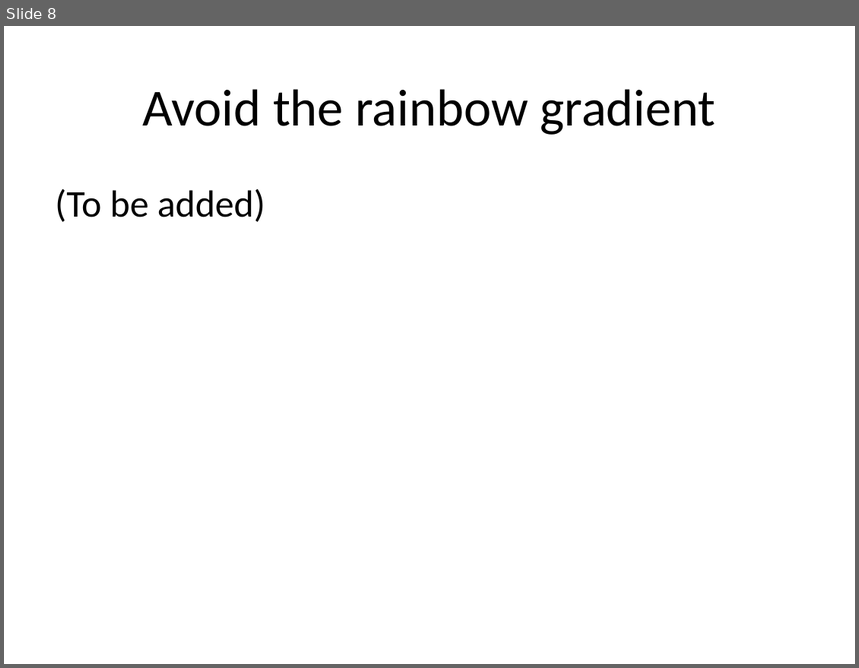
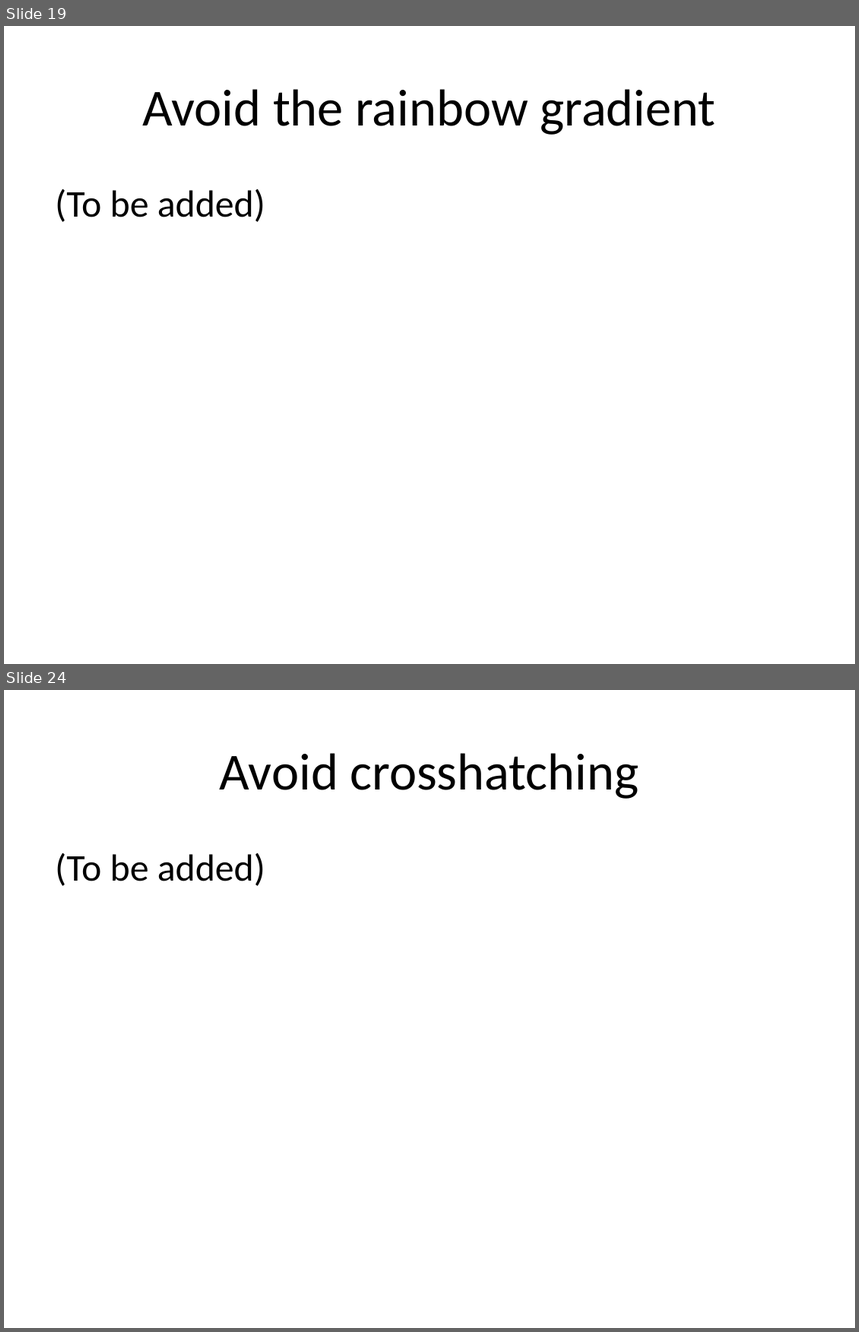
Before and after one commit to pmean/data-visualization, a slide deck: data-viz-02/component/recommendations-colors.pptx. Shown one above the other, each under a label of ours: slide 8 before the commit, slides 19 and 24 after it; the slides between them are not shown. The pictures are 859x668 and 859x1332 pixels, drawn with LibreOffice and Linux fonts; fonts in the diff are those of the drawing. Boxes give left, top, right and bottom in pixels: in the first picture for what was removed or moved away, otherwise in the second. Text is boxed around its words. In the diff, an @@ line names an element or a change of style, - is before the commit and + after.

```diff
--- a/data-viz-02/component/recommendations-colors.pptx
+++ b/data-viz-02/component/recommendations-colors.pptx
@@ slide 24 added at (4, 690, 855, 1328), background #FFFFFF @@
@@ title added at (220, 753, 639, 799), 44 pt, text #000000 @@
+Avoid crosshatching
@@ text added at (55, 853, 265, 886), 32 pt, text #000000 @@
+(To be added)
@@ what was slide 8 is now slide 19 @@
```
Also in this commit, not shown: 2 slides changed, 17 other slides added, 1 slide removed, 25 other files.
